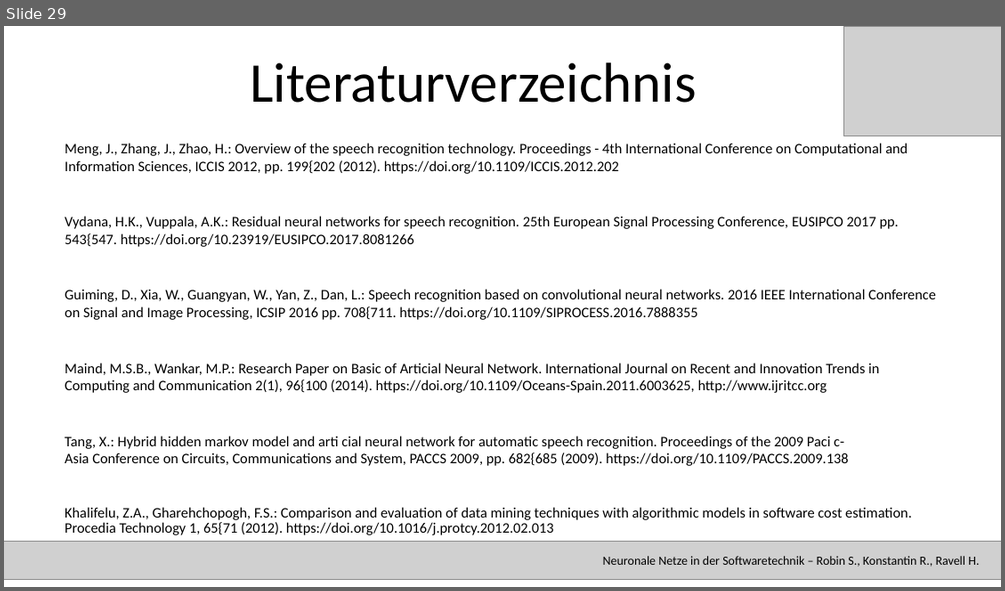
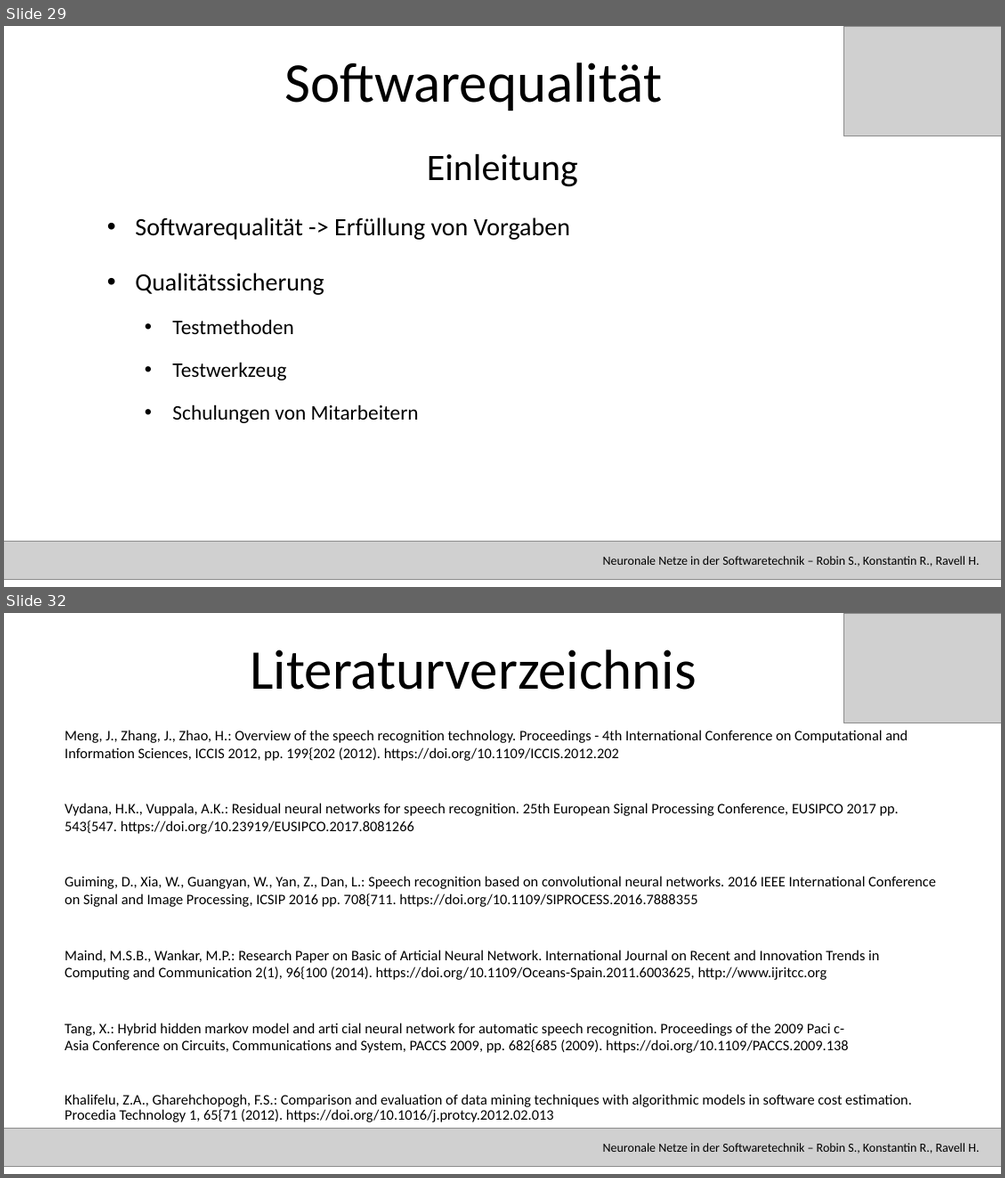
Before and after one commit to RavellHeerdegen/SATElite, a slide deck: SATPräsi.pptx. Shown one above the other, each under a label of ours: slide 29 before the commit, slides 29 and 32 after it; the slides between them are not shown. The pictures are 1005x591 and 1005x1178 pixels, drawn with LibreOffice and Linux fonts; fonts in the diff are those of the drawing; grey boxes stand for pictures. Boxes give left, top, right and bottom in pixels: in the first picture for what was removed or moved away, otherwise in the second. Text is boxed around its words. In the diff, an @@ line names an element or a change of style, - is before the commit and + after.

```diff
--- a/SATPräsi.pptx
+++ b/SATPräsi.pptx
@@ slide 29 added at (4,26,1001,587), background #FFFFFF @@
@@ picture added at (844,26,1001,136) @@
@@ title added at (284,62,662,111), 54 pt, text #000000 @@
+Softwarequalität
@@ text added at (427,154,578,187), 36 pt, text #000000 @@
+Einleitung
@@ text added at (135,217,570,423), 24 pt, text #000000 @@
+• Softwarequalität -> Erfüllung von Vorgaben
+• Qualitätssicherung
+  • Testmethoden
+  • Testwerkzeug
+  • Schulungen von Mitarbeitern
@@ picture added at (4,540,1001,580) @@
@@ text added at (603,556,979,566), 12 pt, text #000000 @@
+Neuronale Netze in der Softwaretechnik – Robin S., Konstantin R., Ravell H.
@@ what was slide 29 is now slide 32 @@
```
Also in this commit, not shown: 1 slide changed, 2 other slides added, 1 other file.
